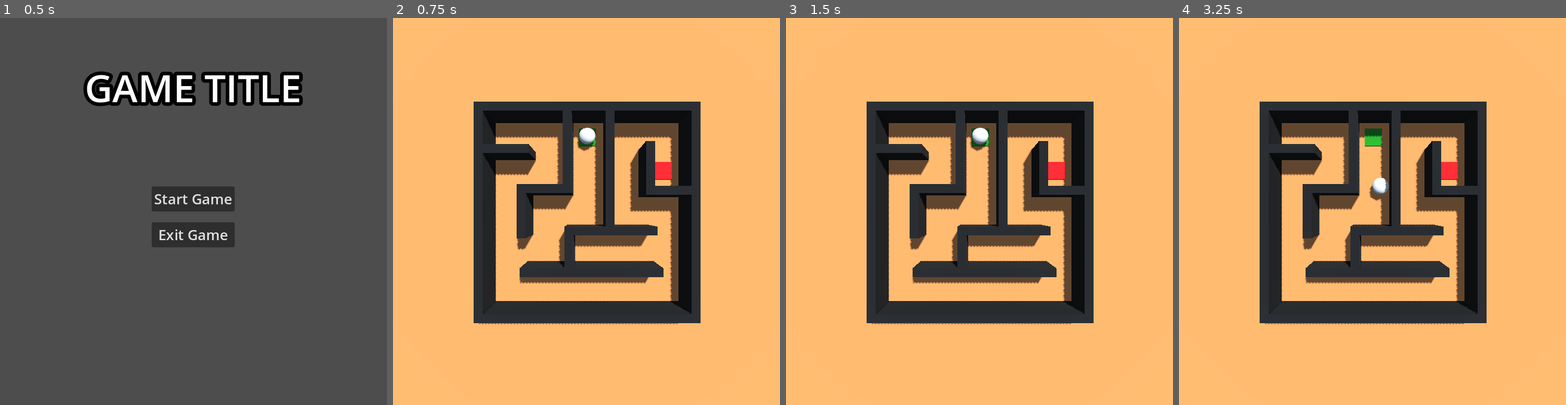
Above: before the commit, frames 1-4 (left to right).
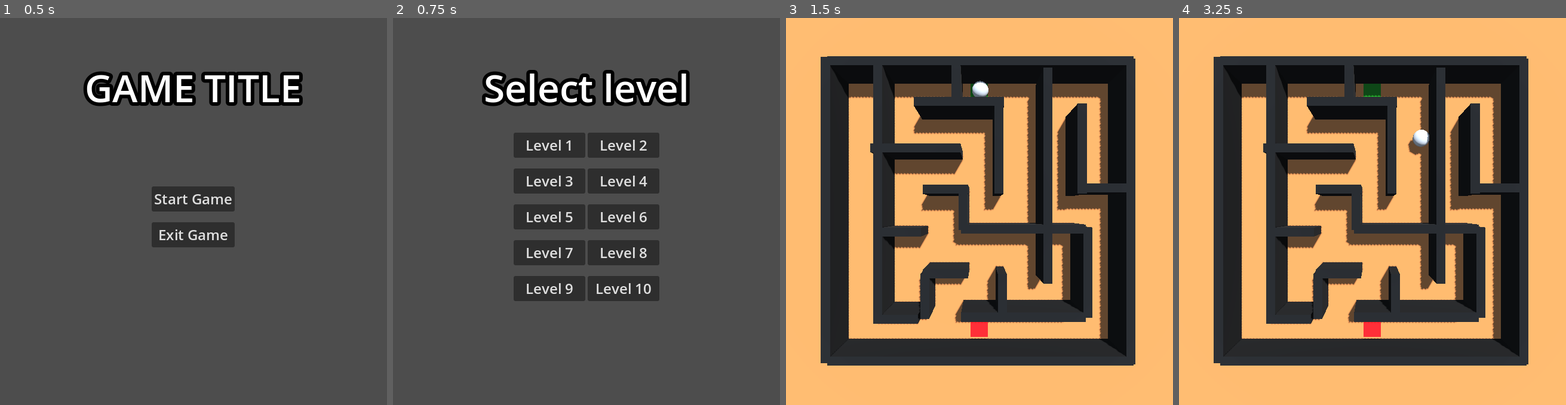
Above: after the commit, the same moments.

Repository: tautminas/sphere-in-a-maze
Game: Godot game, scene res://Menu/main_menu.tscn
The game is run twice, just before and just after one commit, with the same random seed, the same clock (stepped at 60 frames per second) and the same inputs. Before the commit the project starts from res://MainMenu/main_menu.tscn.
Inputs (mouse positions are in pixels of both pictures, inside the frame that each line leads up to):
- Up to frame 1 (0.5 s): no input
- Up to frame 2 (0.75 s): click "Start Game" at 0.5 s
- Up to frame 3 (1.5 s): click (940, 180) at 1.25 s, where only the run after the commit has a clickable "Level 3"
- Up to frame 4 (3.25 s): tap Enter at 2 s; hold Right (right) 2.03-2.78 s; tap Space (jump) at 2.27, 3.02 s; hold Down (down) from 2.78 s (still down)

Frame 1 is identical in both runs. In frame 2, 98% of the frame differs, in the area x 0-100%, y 0-100%; in frame 3, 41%; in frame 4, 41%.

Commit message:
Add level selection menu

Diff:
--- /dev/null
+++ b/Menu/level_selection.gd
@@ -0,0 +1,66 @@
+extends Control
+
+@onready var level_1: Button = $MarginContainer/HBoxContainer/VBoxContainer/Level1
+@onready var level_2: Button = $MarginContainer/HBoxContainer/VBoxContainer2/Level2
+@onready var level_3: Button = $MarginContainer/HBoxContainer/VBoxContainer/Level3
+@onready var level_4: Button = $MarginContainer/HBoxContainer/VBoxContainer2/Level4
+@onready var level_5: Button = $MarginContainer/HBoxContainer/VBoxContainer/Level5
+@onready var level_6: Button = $MarginContainer/HBoxContainer/VBoxContainer2/Level6
+@onready var level_7: Button = $MarginContainer/HBoxContainer/VBoxContainer/Level7
+@onready var level_8: Button = $MarginContainer/HBoxContainer/VBoxContainer2/Level8
+@onready var level_9: Button = $MarginContainer/HBoxContainer/VBoxContainer/Level9
+@onready var level_10: Button = $MarginContainer/HBoxContainer/VBoxContainer2/Level10
+
+@export_file("*.tscn") var level_1_path
+@export_file("*.tscn") var level_2_path
+@export_file("*.tscn") var level_3_path
+@export_file("*.tscn") var level_4_path
+@export_file("*.tscn") var level_5_path
+@export_file("*.tscn") var level_6_path
+@export_file("*.tscn") var level_7_path
+@export_file("*.tscn") var level_8_path
+@export_file("*.tscn") var level_9_path
+@export_file("*.tscn") var level_10_path
+
+# Called when the node enters the scene tree for the first time.
+func _ready() -> void:
+	level_1.button_down.connect(on_level_1_pressed)
+	level_2.button_down.connect(on_level_2_pressed)
+	level_3.button_down.connect(on_level_3_pressed)
+	level_4.button_down.connect(on_level_4_pressed)
+	level_5.button_down.connect(on_level_5_pressed)
+	level_6.button_down.connect(on_level_6_pressed)
+	level_7.button_down.connect(on_level_7_pressed)
+	level_8.button_down.connect(on_level_8_pressed)
+	level_9.button_down.connect(on_level_9_pressed)
+	level_10.button_down.connect(on_level_10_pressed)
+
+func on_level_1_pressed() -> void:
+	get_tree().change_scene_to_file(level_1_path)
+
+func on_level_2_pressed() -> void:
+	get_tree().change_scene_to_file(level_2_path)
+
+func on_level_3_pressed() -> void:
+	get_tree().change_scene_to_file(level_3_path)
+
+func on_level_4_pressed() -> void:
+	get_tree().change_scene_to_file(level_4_path)
+
+func on_level_5_pressed() -> void:
+	get_tree().change_scene_to_file(level_5_path)
+
+func on_level_6_pressed() -> void:
+	get_tree().change_scene_to_file(level_6_path)
+
+func on_level_7_pressed() -> void:
+	get_tree().change_scene_to_file(level_7_path)
+
+func on_level_8_pressed() -> void:
+	get_tree().change_scene_to_file(level_8_path)
+
+func on_level_9_pressed() -> void:
+	get_tree().change_scene_to_file(level_9_path)
+
+func on_level_10_pressed() -> void:
+	get_tree().change_scene_to_file(level_10_path)
--- /dev/null
+++ b/Menu/level_selection.tscn
@@ -0,0 +1,155 @@
+[gd_scene load_steps=4 format=3 uid="uid://bs3o30w2jthrm"]
+
+[ext_resource type="Script" path="res://Menu/level_selection.gd" id="1_xxq8s"]
+
+[sub_resource type="SystemFont" id="SystemFont_0eseu"]
+font_names = PackedStringArray("Impact")
+
+[sub_resource type="SystemFont" id="SystemFont_4jqoc"]
+font_names = PackedStringArray("Impact")
+
+[node name="SelectionMenu" type="Control"]
+layout_mode = 3
+anchors_preset = 15
+anchor_right = 1.0
+anchor_bottom = 1.0
+grow_horizontal = 2
+grow_vertical = 2
+script = ExtResource("1_xxq8s")
+level_1_path = "res://Level/level_1.tscn"
+level_2_path = "res://Level/level_2.tscn"
+level_3_path = "res://Level/level_3.tscn"
+level_4_path = "res://Level/level_4.tscn"
+level_5_path = "res://Level/level_5.tscn"
+level_6_path = "res://Level/level_6.tscn"
+level_7_path = "res://Level/level_7.tscn"
+level_8_path = "res://Level/level_8.tscn"
+level_9_path = "res://Level/level_9.tscn"
+level_10_path = "res://Level/level_10.tscn"
+
+[node name="TextureRect" type="TextureRect" parent="."]
+layout_mode = 1
+anchors_preset = 15
+anchor_right = 1.0
+anchor_bottom = 1.0
+grow_horizontal = 2
+grow_vertical = 2
+
+[node name="MarginContainer" type="MarginContainer" parent="."]
+layout_mode = 1
+anchors_preset = 15
+anchor_right = 1.0
+anchor_bottom = 1.0
+grow_horizontal = 2
+grow_vertical = 2
+theme_override_constants/margin_left = 12
+theme_override_constants/margin_top = 12
+theme_override_constants/margin_right = 12
+theme_override_constants/margin_bottom = 12
+
+[node name="VBoxContainer" type="VBoxContainer" parent="MarginContainer"]
+layout_mode = 2
+theme_override_constants/separation = 60
+
+[node name="Seperator" type="Control" parent="MarginContainer/VBoxContainer"]
+layout_mode = 2
+
+[node name="Label" type="Label" parent="MarginContainer/VBoxContainer"]
+layout_mode = 2
+theme_override_colors/font_outline_color = Color(0, 0, 0, 1)
+theme_override_constants/outline_size = 24
+theme_override_fonts/font = SubResource("SystemFont_0eseu")
+theme_override_font_sizes/font_size = 64
+text = "Select level"
+horizontal_alignment = 1
+vertical_alignment = 1
+
+[node name="HBoxContainer" type="HBoxContainer" parent="MarginContainer"]
+layout_mode = 2
+alignment = 1
+
+[node name="VBoxContainer" type="VBoxContainer" parent="MarginContainer/HBoxContainer"]
+layout_mode = 2
+theme_override_constants/separation = 18
+alignment = 1
+
+[node name="Seperator2" type="Control" parent="MarginContainer/HBoxContainer/VBoxContainer"]
+layout_mode = 2
+
+[node name="Level1" type="Button" parent="MarginContainer/HBoxContainer/VBoxContainer"]
+custom_minimum_size = Vector2(120, 32)
+layout_mode = 2
+theme_override_fonts/font = SubResource("SystemFont_4jqoc")
+theme_override_font_sizes/font_size = 24
+text = "Level 1"
+
+[node name="Level3" type="Button" parent="MarginContainer/HBoxContainer/VBoxContainer"]
+custom_minimum_size = Vector2(120, 32)
+layout_mode = 2
+theme_override_fonts/font = SubResource("SystemFont_4jqoc")
+theme_override_font_sizes/font_size = 24
+text = "Level 3"
+
+[node name="Level5" type="Button" parent="MarginContainer/HBoxContainer/VBoxContainer"]
+custom_minimum_size = Vector2(120, 32)
+layout_mode = 2
+theme_override_fonts/font = SubResource("SystemFont_4jqoc")
+theme_override_font_sizes/font_size = 24
+text = "Level 5"
+
+[node name="Level7" type="Button" parent="MarginContainer/HBoxContainer/VBoxContainer"]
+custom_minimum_size = Vector2(120, 32)
+layout_mode = 2
+theme_override_fonts/font = SubResource("SystemFont_4jqoc")
+theme_override_font_sizes/font_size = 24
+text = "Level 7"
+
+[node name="Level9" type="Button" parent="MarginContainer/HBoxContainer/VBoxContainer"]
+custom_minimum_size = Vector2(120, 32)
+layout_mode = 2
+theme_override_fonts/font = SubResource("SystemFont_4jqoc")
+theme_override_font_sizes/font_size = 24
+text = "Level 9"
+
+[node name="VBoxContainer2" type="VBoxContainer" parent="MarginContainer/HBoxContainer"]
+layout_mode = 2
+theme_override_constants/separation = 18
+alignment = 1
+
+[node name="Seperator2" type="Control" parent="MarginContainer/HBoxContainer/VBoxContainer2"]
+layout_mode = 2
+
+[node name="Level2" type="Button" parent="MarginContainer/HBoxContainer/VBoxContainer2"]
+custom_minimum_size = Vector2(120, 32)
+layout_mode = 2
+theme_override_fonts/font = SubResource("SystemFont_4jqoc")
+theme_override_font_sizes/font_size = 24
+text = "Level 2"
+
+[node name="Level4" type="Button" parent="MarginContainer/HBoxContainer/VBoxContainer2"]
+custom_minimum_size = Vector2(120, 32)
+layout_mode = 2
+theme_override_fonts/font = SubResource("SystemFont_4jqoc")
+theme_override_font_sizes/font_size = 24
+text = "Level 4"
+
+[node name="Level6" type="Button" parent="MarginContainer/HBoxContainer/VBoxContainer2"]
+custom_minimum_size = Vector2(120, 32)
+layout_mode = 2
+theme_override_fonts/font = SubResource("SystemFont_4jqoc")
+theme_override_font_sizes/font_size = 24
+text = "Level 6"
+
+[node name="Level8" type="Button" parent="MarginContainer/HBoxContainer/VBoxContainer2"]
+custom_minimum_size = Vector2(120, 32)
+layout_mode = 2
+theme_override_fonts/font = SubResource("SystemFont_4jqoc")
+theme_override_font_sizes/font_size = 24
+text = "Level 8"
+
+[node name="Level10" type="Button" parent="MarginContainer/HBoxContainer/VBoxContainer2"]
+custom_minimum_size = Vector2(120, 32)
+layout_mode = 2
+theme_override_fonts/font = SubResource("SystemFont_4jqoc")
+theme_override_font_sizes/font_size = 24
+text = "Level 10"
--- a/MainMenu/main_menu.tscn
+++ b/Menu/main_menu.tscn
@@ -1,6 +1,6 @@
 [gd_scene load_steps=4 format=3 uid="uid://4o0wlfctgyv4"]
 
-[ext_resource type="Script" path="res://MainMenu/main_menu.gd" id="1_pg7lq"]
+[ext_resource type="Script" path="res://Menu/main_menu.gd" id="1_pg7lq"]
 
 [sub_resource type="SystemFont" id="SystemFont_0eseu"]
 font_names = PackedStringArray("Impact")
@@ -16,7 +16,7 @@
 grow_horizontal = 2
 grow_vertical = 2
 script = ExtResource("1_pg7lq")
-file_path = "res://Level/level_1.tscn"
+file_path = "res://Menu/level_selection.tscn"
 
 [node name="TextureRect" type="TextureRect" parent="."]
 layout_mode = 1
--- a/project.godot
+++ b/project.godot
@@ -11,7 +11,7 @@
 [application]
 
 config/name="Sphere in a Maze"
-run/main_scene="res://MainMenu/main_menu.tscn"
+run/main_scene="res://Menu/main_menu.tscn"
 config/features=PackedStringArray("4.2", "GL Compatibility")
 config/icon="res://icon.svg"
 
Renamed: MainMenu/main_menu.gd -> Menu/main_menu.gd
Not shown, changed: .gitignore
Not shown, added: Menu/mai9289.tmp
Not shown, added: Menu/maiB217.tmp
Not shown, added: Menu/maiFEA8.tmp
